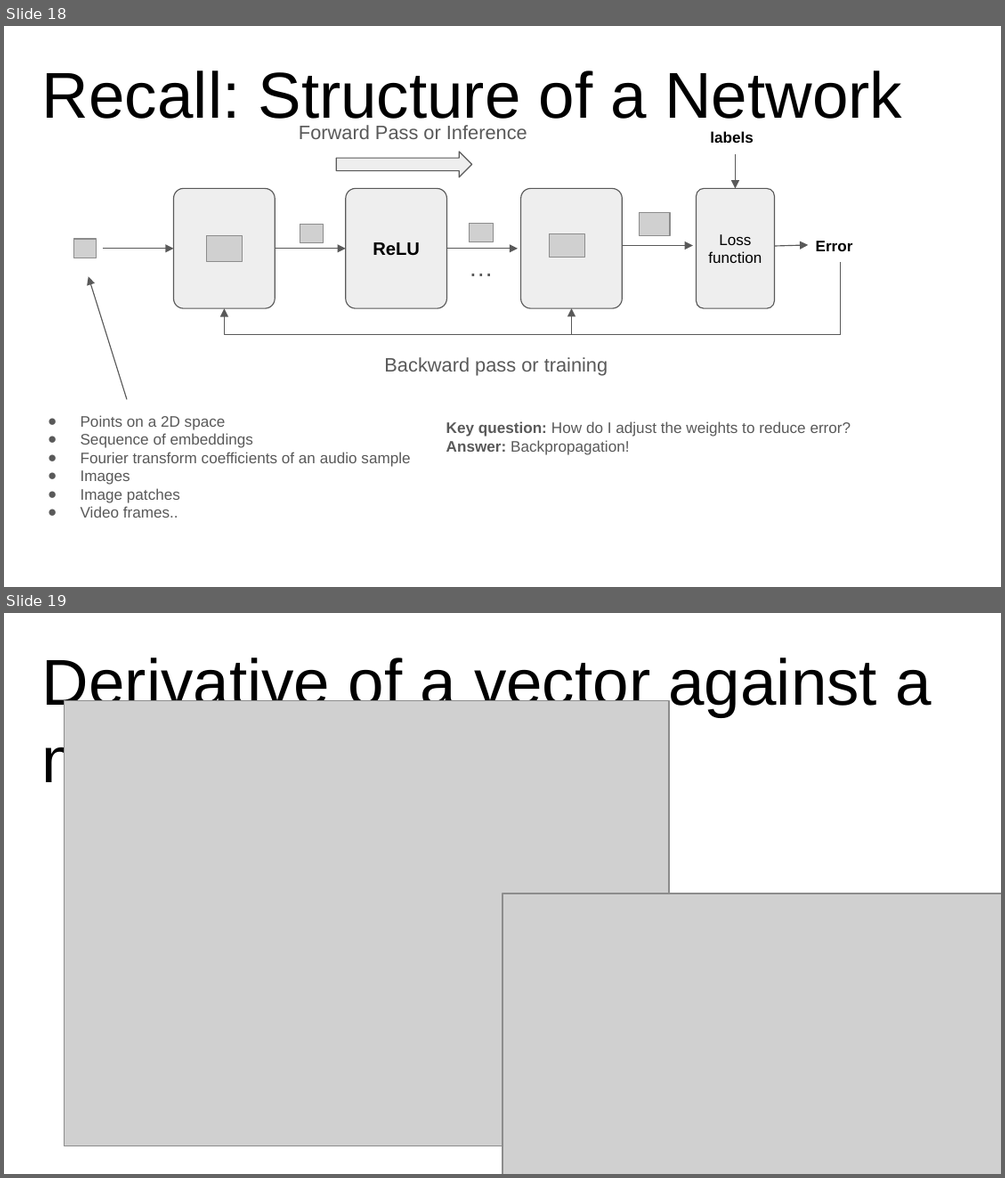
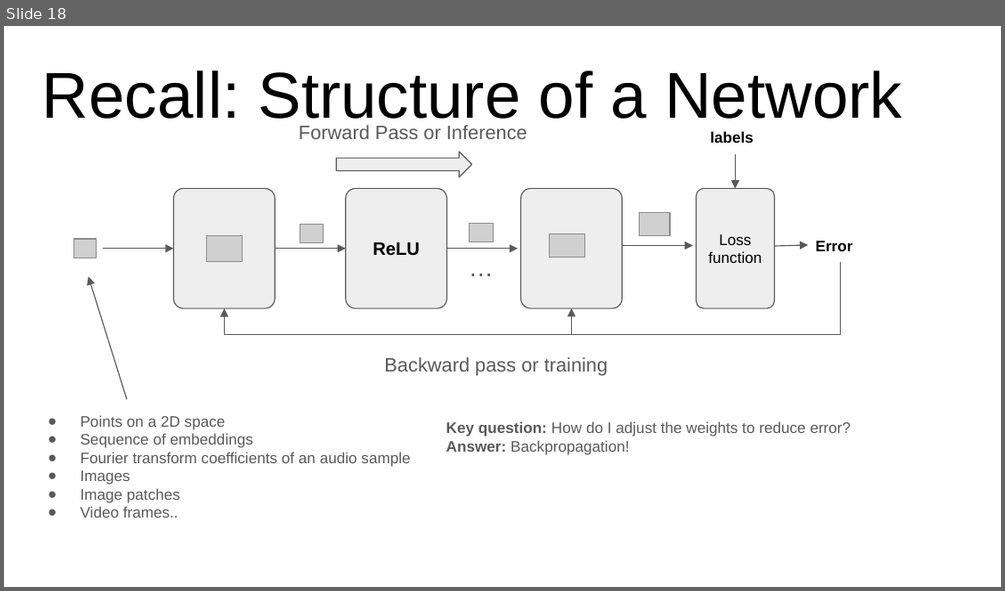
Before and after one commit to ankur6ue/deep-learning-course, a slide deck: Module 1/class_1.4/deep_learning_course_class_1.4.pptx. Shown one above the other, each under a label of ours: slides 18 and 19 before the commit, slide 18 after it. The pictures are 1005x1178 and 1005x591 pixels, drawn with LibreOffice and Linux fonts; fonts in the diff are those of the drawing; grey boxes stand for pictures. Boxes give left, top, right and bottom in pixels: in the first picture for what was removed or moved away, otherwise in the second. Text is boxed around its words. In the diff, an @@ line names an element or a change of style, - is before the commit and + after.

```diff
--- a/Module 1/class_1.4/deep_learning_course_class_1.4.pptx
+++ b/Module 1/class_1.4/deep_learning_course_class_1.4.pptx
@@ slide 19 removed at [4, 613, 1001, 1174], background #FFFFFF @@
@@ title removed at [42, 657, 930, 795] @@
-Derivative of a vector against a matrix
@@ picture removed at [64, 701, 669, 1145] @@
@@ picture removed at [502, 893, 1001, 1174] @@
```
Also in this commit, not shown: 2 slides changed, 1 slide added, 1 other slide removed, 8 other files.
